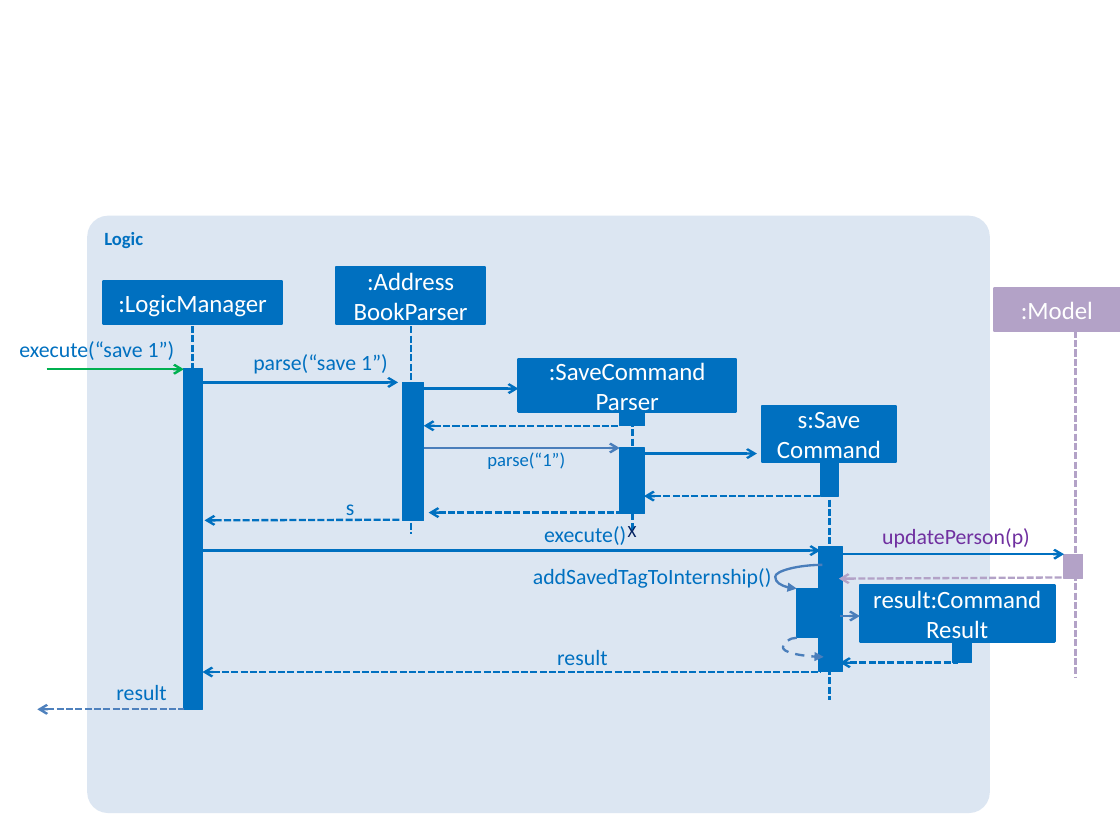
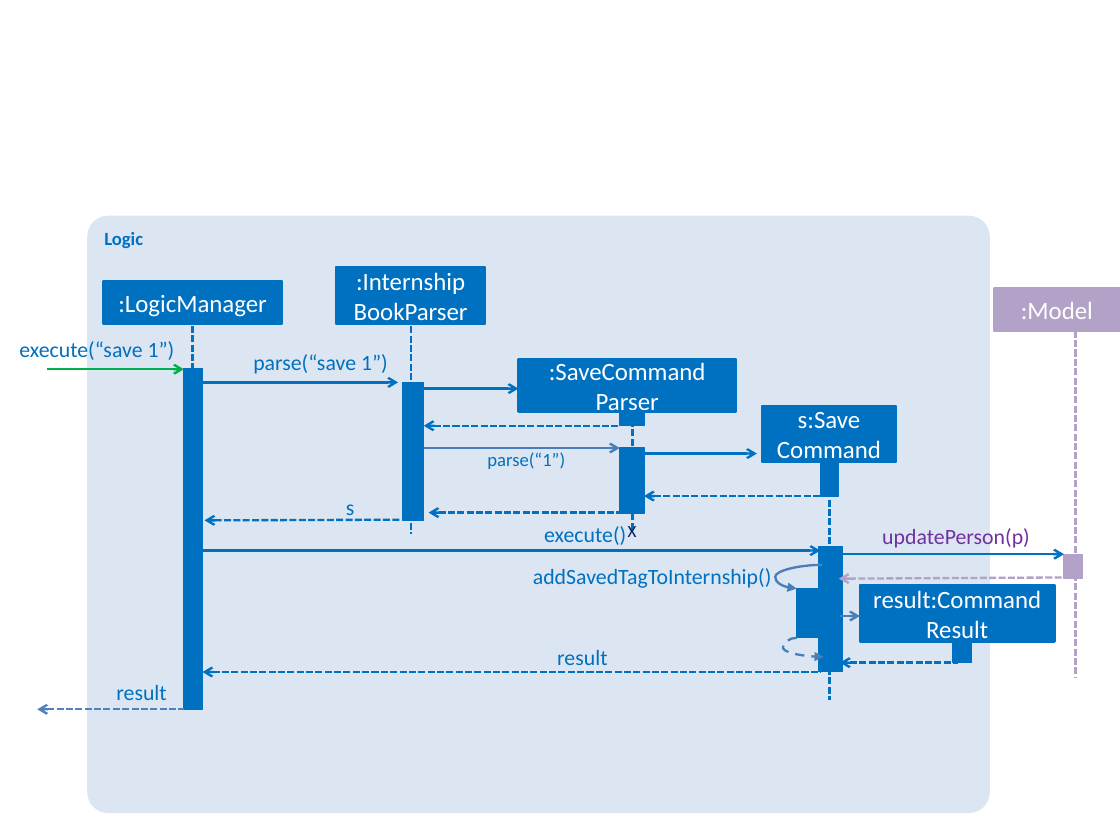
Before and after one commit to wyinkok/main, a slide deck: slide 1 of docs/diagrams/LogicComponentSequenceDiagram.pptx. Drawn at 1120x840 pixels with LibreOffice and Linux fonts; fonts in the diff are those of the drawing. Boxes give left, top, right and bottom in pixels: in the first picture for what was removed or moved away, otherwise in the second. Text is boxed around its words. In the diff, an @@ line names an element or a change of style, - is before the commit and + after.

```diff
--- a/docs/diagrams/LogicComponentSequenceDiagram.pptx
+++ b/docs/diagrams/LogicComponentSequenceDiagram.pptx
@@ text in rectangle at [356, 272, 465, 294]: text changed @@
-:Address
+:Internship
```
Also in this commit, not shown: 13 other files.
